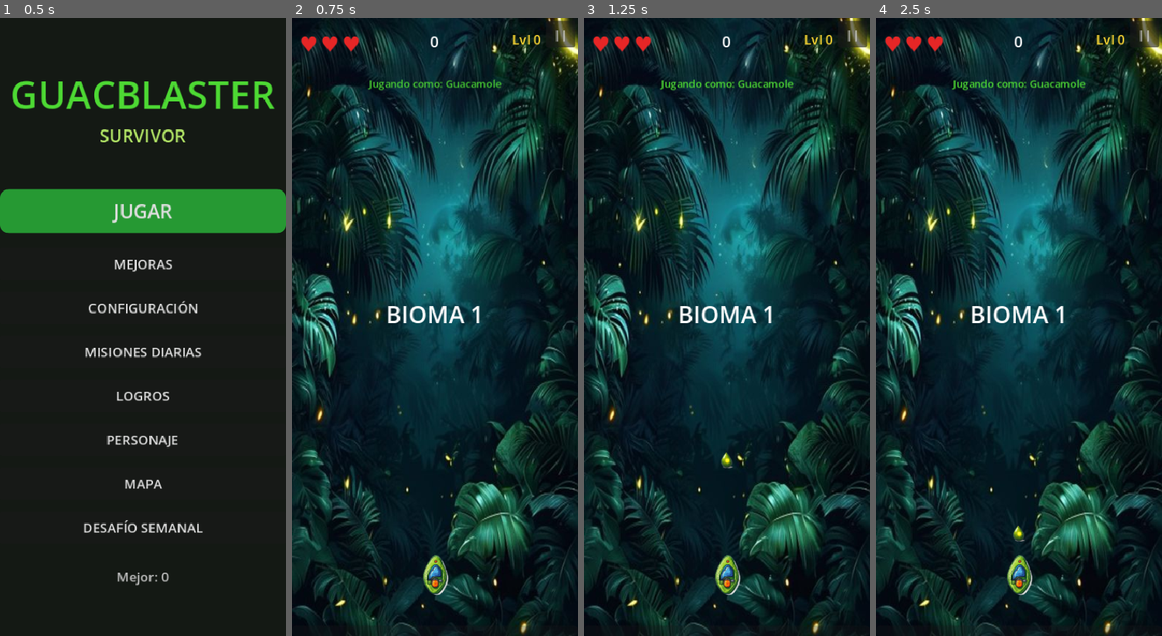
Above: before the commit, frames 1-4 (left to right).
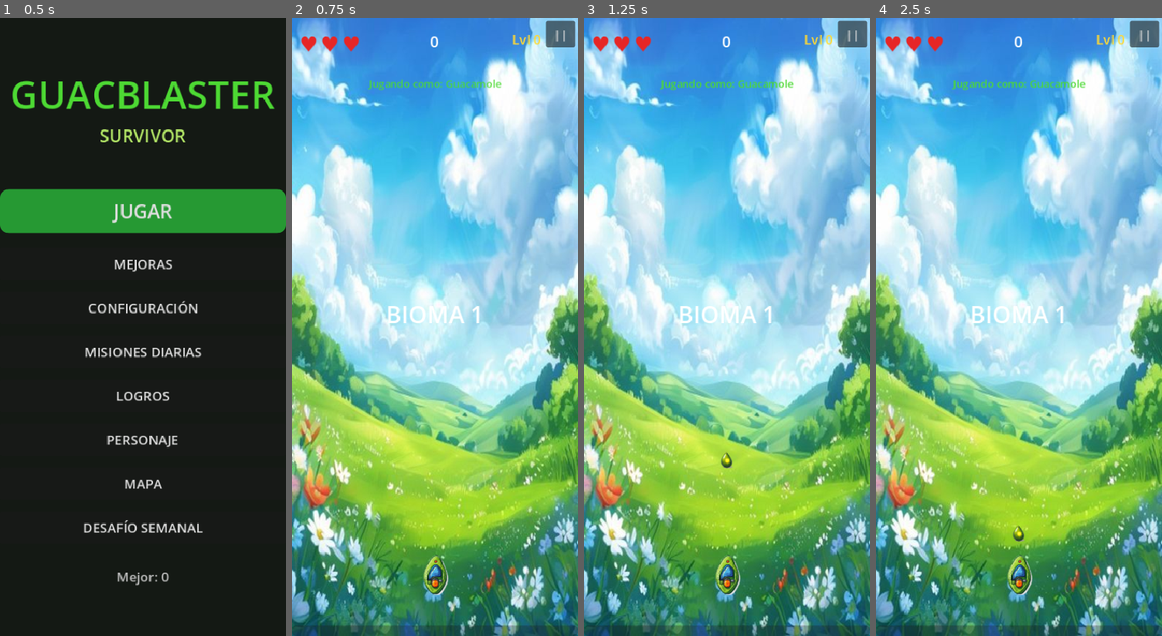
Above: after the commit, the same moments.

Repository: JoseNoIP/gb-GuacBlaster-Survivor
Game: Godot game, scene res://src/scenes/Main.tscn
Same seed, same stepped clock (60 frames per second), same inputs: the game is played once before the commit and once after it.
Inputs:
- Up to frame 1 (0.5 s): no input
- Up to frame 2 (0.75 s): click "JUGAR" at 0.5 s
- Up to frame 3 (1.25 s): no input
- Up to frame 4 (2.5 s): click "||" at 1.25 s; click "REINICIAR" at 2 s

Frame 1 is identical in both runs. In frame 2, 99% of the frame differs, in the area x 0-100%, y 0-100%; in frame 3, 99%; in frame 4, 99%.

Commit message:
Incluir bg de la tierra

Diff:
--- a/src/core/Constants.gd
+++ b/src/core/Constants.gd
@@ -32,11 +32,12 @@
 
 const BOSS_SPAWN_INTERVAL: float = 180.0
 const BACKGROUND_PALETTE: Array = [
-	Color(0.02, 0.18, 0.03),  # jungla oscura (default)
-	Color(0.05, 0.02, 0.28),  # crepúsculo / índigo
-	Color(0.26, 0.04, 0.01),  # volcánico / brasa
-	Color(0.01, 0.07, 0.26),  # abismo / océano profundo
-	Color(0.22, 0.02, 0.08),  # luna sangre / desierto nocturno
+	Color(0.18, 0.55, 0.08),  # pradera terrestre (mundo 1 — amigable)
+	Color(0.02, 0.18, 0.03),  # jungla nocturna (mundo 2)
+	Color(0.05, 0.02, 0.28),  # crepúsculo índigo (mundo 3)
+	Color(0.26, 0.04, 0.01),  # volcánico / brasa (mundo 4)
+	Color(0.01, 0.07, 0.26),  # abismo oceánico (mundo 5)
+	Color(0.22, 0.02, 0.08),  # luna sangre / desierto final (mundo 6)
 ]
 const BOSS_TIMER_SHOW_REMAINING: float = 90.0
 const BOSS_HP_BASE: int = 400
--- a/src/scenes/BiomeMapScreen.gd
+++ b/src/scenes/BiomeMapScreen.gd
@@ -5,7 +5,8 @@
 const MAIN_MENU_SCENE: String = "res://src/scenes/MainMenu.tscn"
 
 const BIOME_NAMES: Array = [
-	"Jungla Guacamole",
+	"Pradera Guacamole",
+	"Jungla Nocturna",
 	"Crepúsculo Índigo",
 	"Caldera Volcánica",
 	"Abismo Oceánico",
--- a/src/scenes/Game.gd
+++ b/src/scenes/Game.gd
@@ -11,9 +11,10 @@
 
 func _ready() -> void:
 	var wins: int = SaveManager.get_victories()
-	var biome: int = wins % 5
-	var variant: int = (wins / 5) % 3
-	var gen: int = wins / 15
+	var world_count: int = Constants.BACKGROUND_PALETTE.size()
+	var biome: int = wins % world_count
+	var variant: int = (wins / world_count) % 3
+	var gen: int = wins / (world_count * 3)
 	_background.color = Constants.BACKGROUND_PALETTE[biome]
 	_load_bg_texture(biome, variant, gen)
 	GameManager.start_game()
Not shown, changed: assets/icon.png.import
Not shown, changed: assets/splash.png.import
Binary file changed: assets/sprites/backgrounds/bg_0_0.png
Not shown, changed: assets/sprites/backgrounds/bg_0_0.png.import
Binary file changed: assets/sprites/backgrounds/bg_0_1.png
Not shown, changed: assets/sprites/backgrounds/bg_0_1.png.import
Binary file changed: assets/sprites/backgrounds/bg_0_2.png
Binary file changed: assets/sprites/backgrounds/bg_1_0.png
Not shown, changed: assets/sprites/backgrounds/bg_1_0.png.import
Binary file changed: assets/sprites/backgrounds/bg_1_1.png
Not shown, changed: assets/sprites/backgrounds/bg_1_1.png.import
Binary file changed: assets/sprites/backgrounds/bg_1_2.png
(and 45 more such lines)
